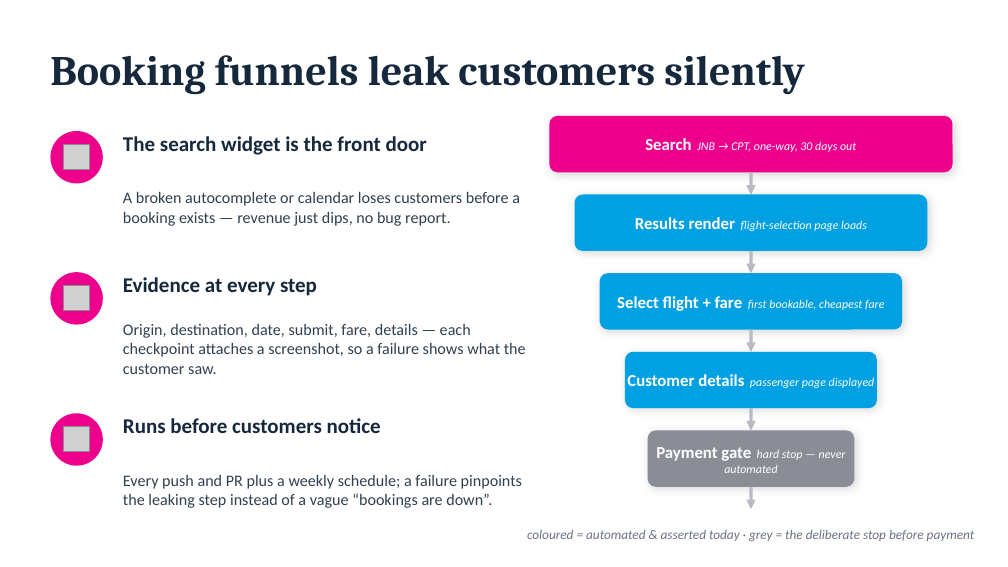
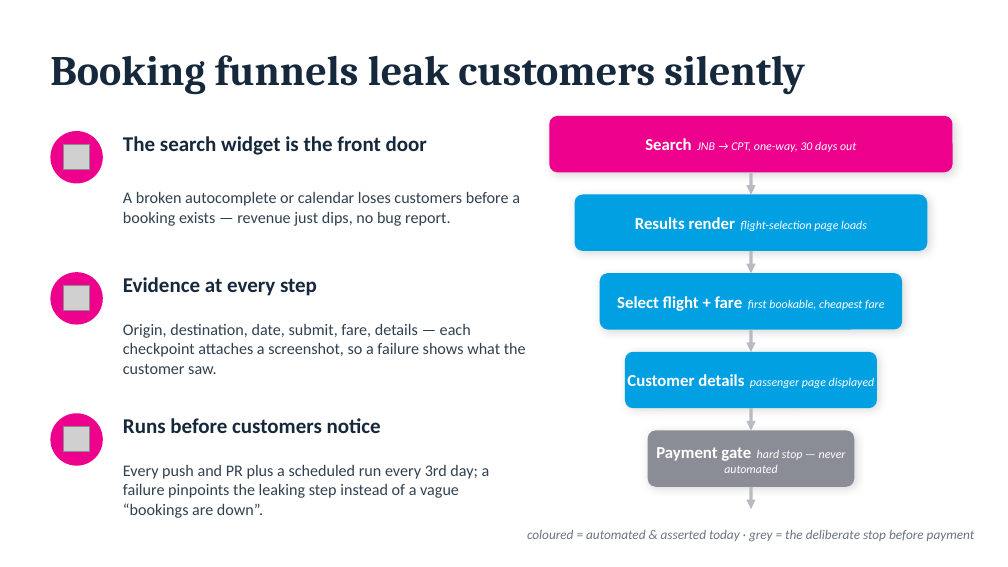
Before and after one commit to Miss-Kay/flysafair-booking-framework, a slide deck: slide 2 of docs/framework-deck.pptx. Drawn at 1008x567 pixels with LibreOffice and Linux fonts; fonts in the diff are those of the drawing; grey boxes stand for pictures. Boxes give left, top, right and bottom in pixels: in the first picture for what was removed or moved away, otherwise in the second. Text is boxed around its words. In the diff, an @@ line names an element or a change of style, - is before the commit and + after.

```diff
--- a/docs/framework-deck.pptx
+++ b/docs/framework-deck.pptx
@@ text at (123,465,490,518): text changed @@
-Every push and PR plus a weekly schedule; a failure pinpoints the leaking step instead of a vague “bookings are down”.
+Every push and PR plus a scheduled run every 3rd day; a failure pinpoints the leaking step instead of a vague “bookings are down”.
```
Also in this commit, not shown: 1 other slide changed.
